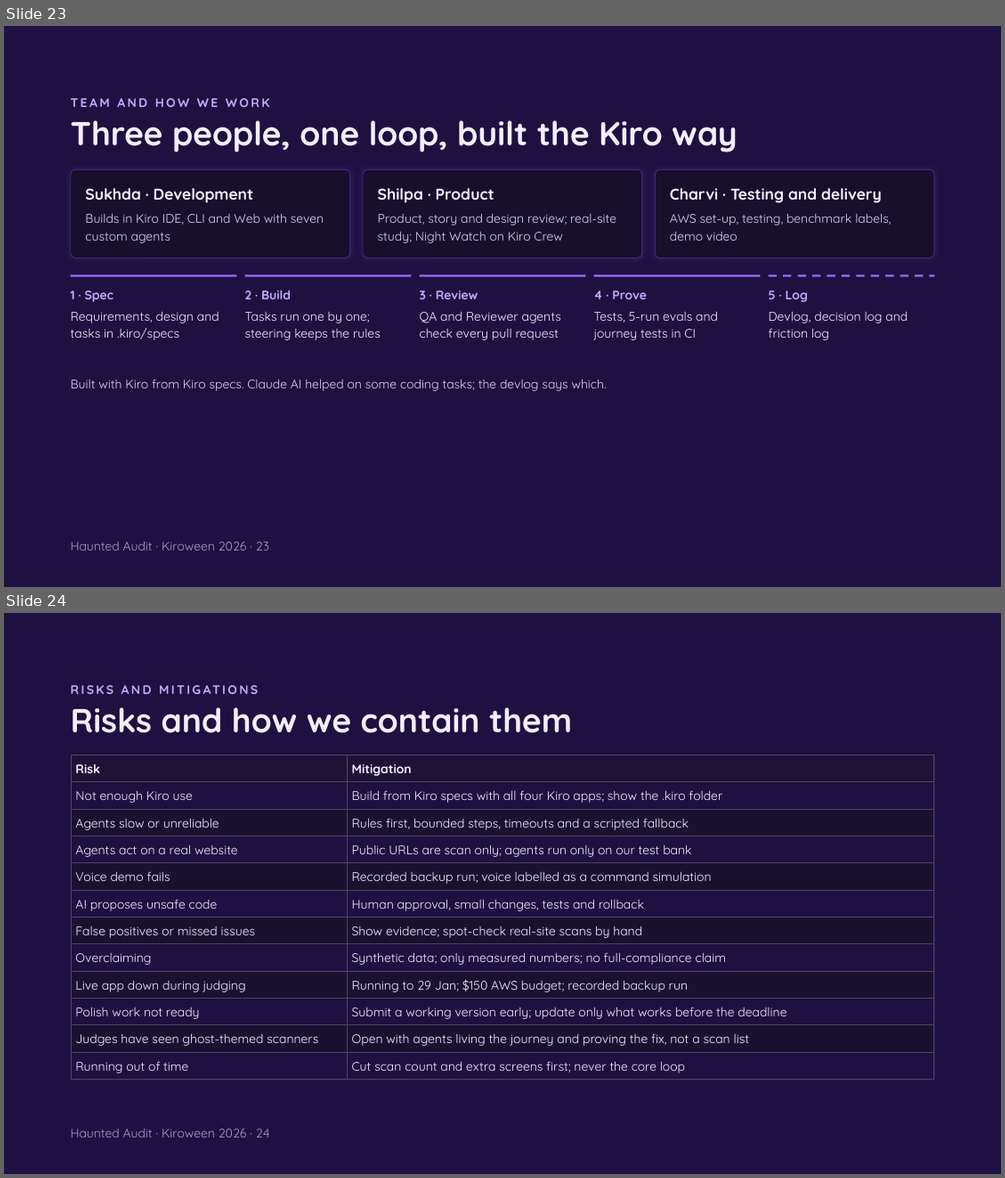
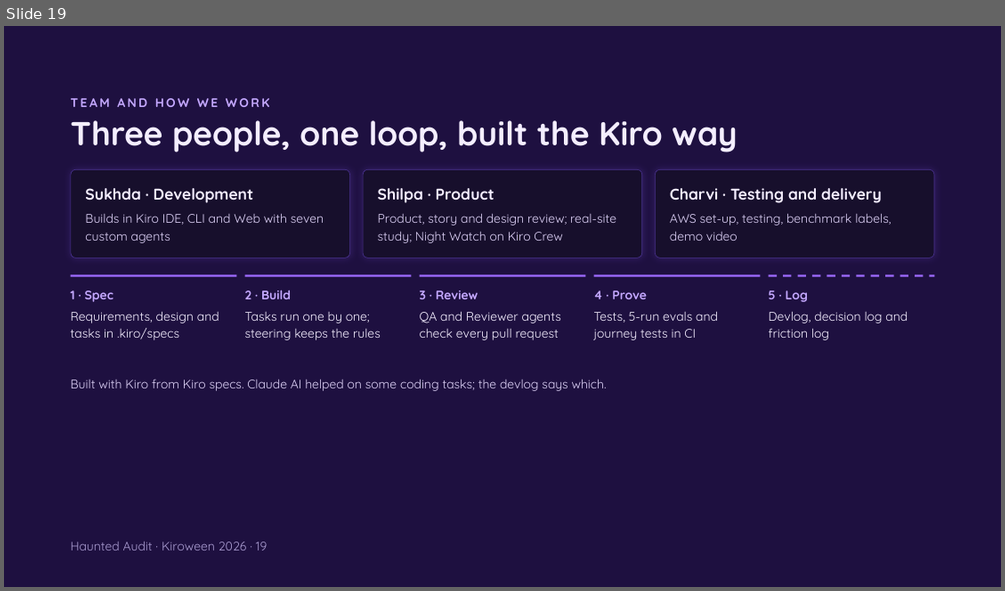
Before and after one commit to charvimaurya/haunted-audit, a slide deck: docs/Haunted Audit Judge Deck V1.pptx. Shown one above the other, each under a label of ours: slides 23 and 24 before the commit, slide 19 after it. The pictures are 1005x1178 and 1005x591 pixels, drawn with LibreOffice and Linux fonts; fonts in the diff are those of the drawing; background and template pictures are left out. Boxes give left, top, right and bottom in pixels: in the first picture for what was removed or moved away, otherwise in the second. Text is boxed around its words. In the diff, an @@ line names an element or a change of style, - is before the commit and + after.

```diff
--- a/docs/Haunted Audit Judge Deck V1.pptx
+++ b/docs/Haunted Audit Judge Deck V1.pptx
@@ slide 24 removed at bbox=[4, 613, 1001, 1174], background picture (left out) @@
@@ text removed at bbox=[71, 680, 961, 699] @@
-RISKS AND MITIGATIONS
@@ title removed at bbox=[71, 707, 572, 733] @@
-Risks and how we contain them
@@ table removed at bbox=[72, 755, 934, 1078], 12 rows, 2 columns @@
-Risk | Mitigation
-Not enough Kiro use | Build from Kiro specs with all four Kiro apps; show the .kiro folder
-Agents slow or unreliable | Rules first, bounded steps, timeouts and a scripted fallback
-Agents act on a real website | Public URLs are scan only; agents run only on our test bank
-Voice demo fails | Recorded backup run; voice labelled as a command simulation
-AI proposes unsafe code | Human approval, small changes, tests and rollback
-False positives or missed issues | Show evidence; spot-check real-site scans by hand
-Overclaiming | Synthetic data; only measured numbers; no full-compliance claim
-Live app down during judging | Running to 29 Jan; $150 AWS budget; recorded backup run
-Polish work not ready | Submit a working version early; update only what works before the deadline
-Judges have seen ghost-themed scanners | Open with agents living the journey and proving the fix, not a scan list
-Running out of time | Cut scan count and extra screens first; never the core loop
@@ line removed from (934, 755) to (934, 1079) @@
@@ line removed from (71, 1079) to (934, 1079) @@
@@ text removed at bbox=[71, 1128, 270, 1137] @@
-Haunted Audit · Kiroween 2026 · 24
@@ what was slide 23 is now slide 19 @@
@@ slide 19 changed as well @@
@@ text at bbox=[71, 541, 267, 550]: text changed @@
-Haunted Audit · Kiroween 2026 · 23
+Haunted Audit · Kiroween 2026 · 19
```
Also in this commit, not shown: 8 other slides changed, 1 slide added, 5 other slides removed, 1 other file.
